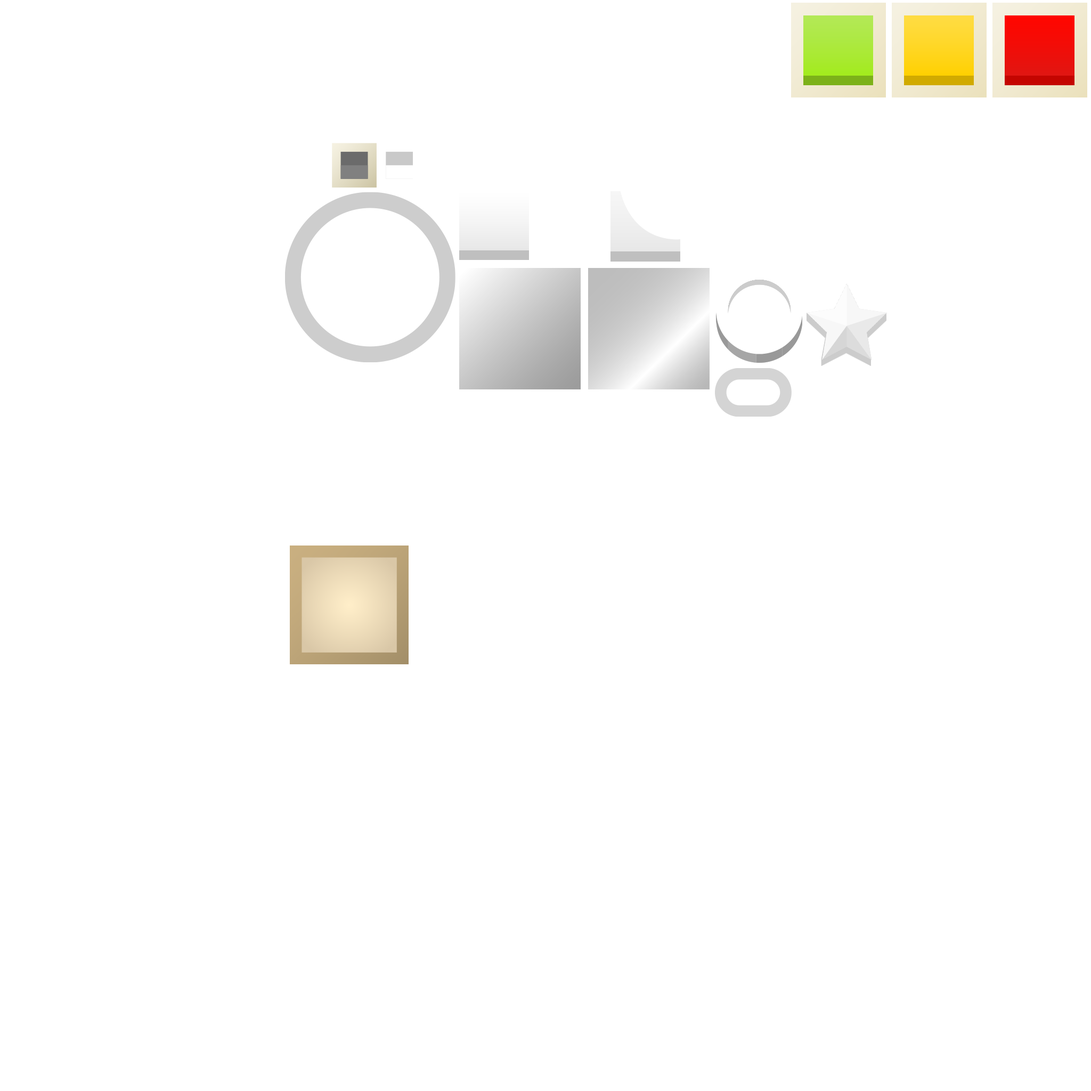
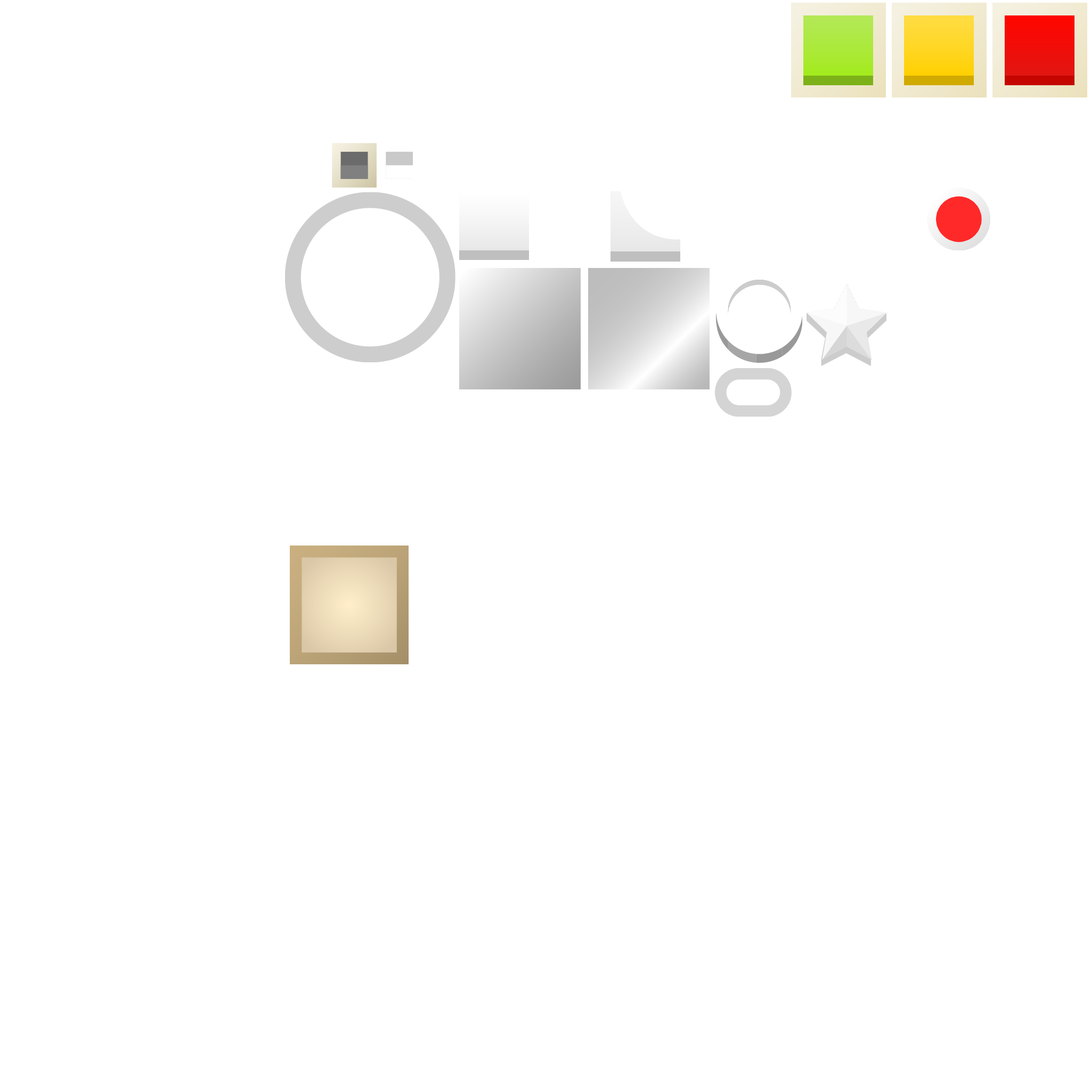
Layer changes from the first 1091px x 1091px image to the second:
added layer "Layer 35" above "Layer 34" over [927, 187, 991, 251]
